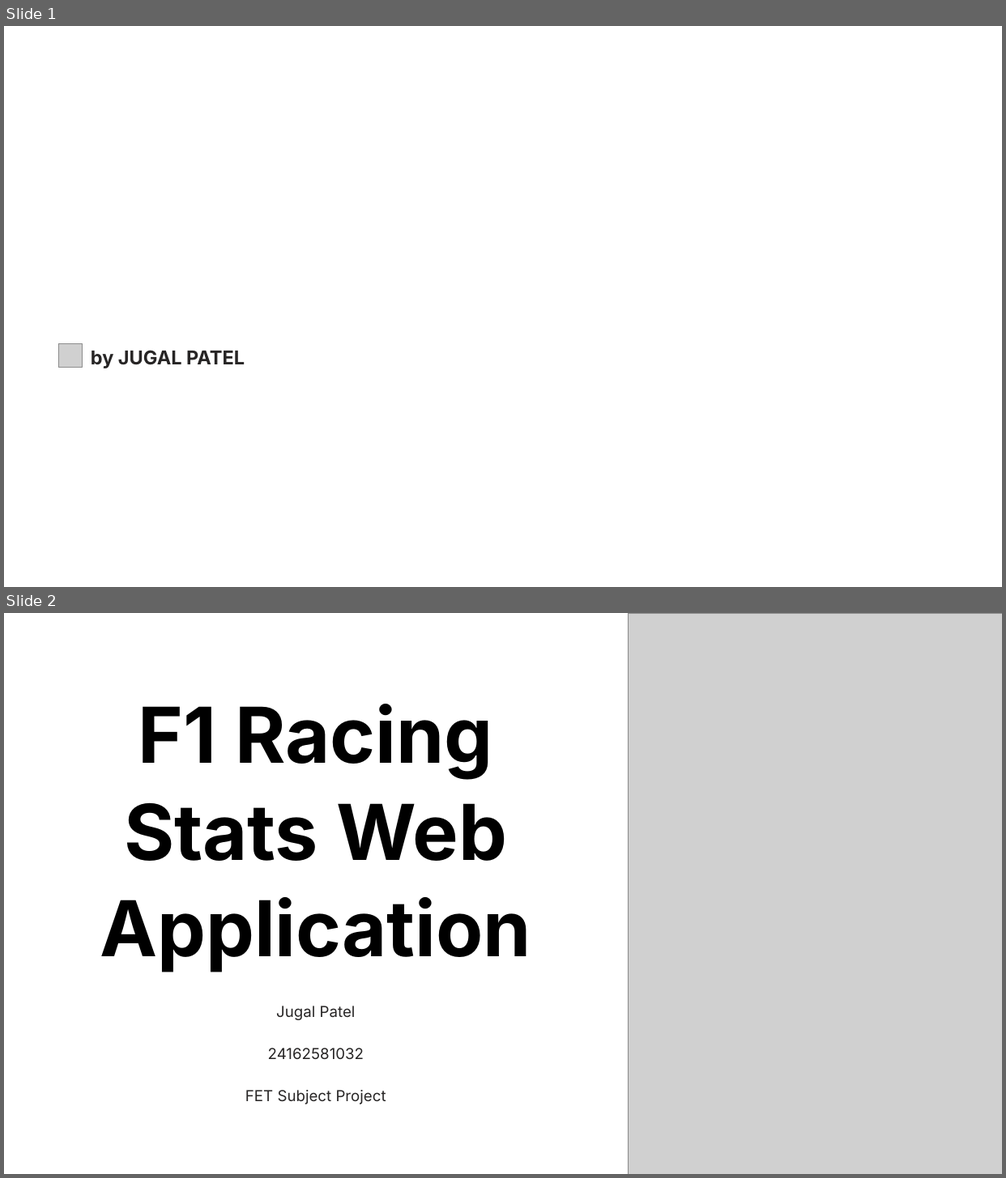
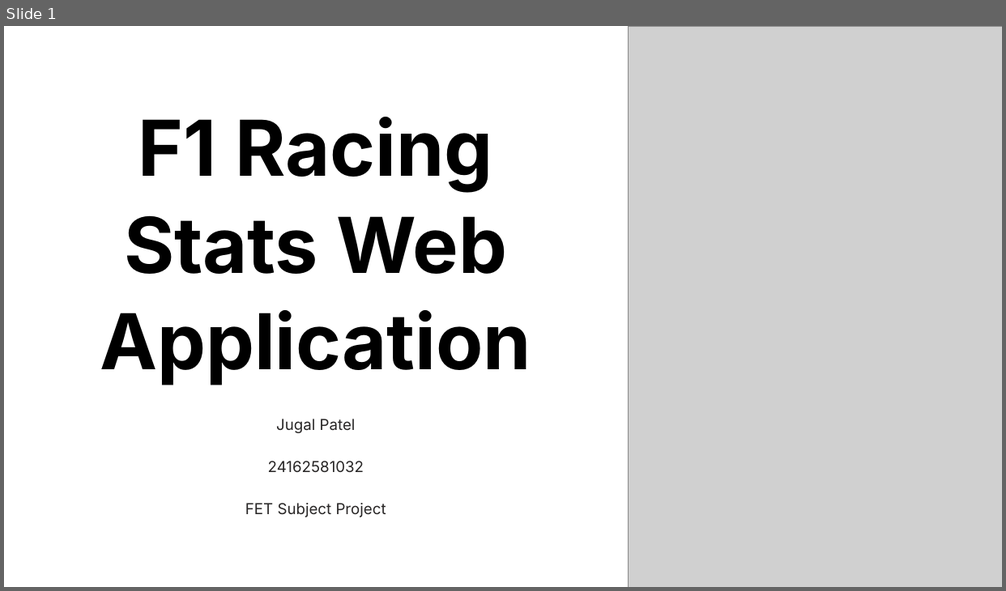
Before and after one commit to Jugaltenario/f1, a slide deck: Untitled.pptx. Shown one above the other, each under a label of ours: slides 1 and 2 before the commit, slide 1 after it. The pictures are 1006x1178 and 1006x591 pixels, drawn with LibreOffice and Linux fonts; fonts in the diff are those of the drawing; grey boxes stand for pictures; background and template pictures are left out. Boxes give left, top, right and bottom in pixels: in the first picture for what was removed or moved away, otherwise in the second. Text is boxed around its words. In the diff, an @@ line names an element or a change of style, - is before the commit and + after.

```diff
--- a/Untitled.pptx
+++ b/Untitled.pptx
@@ slide 1 removed at [4,26,1002,587], background #FFFFFF; not listed: 1 template element that a slide beside it also shows @@
@@ rounded rectangle removed at [58,343,83,368] @@
@@ picture removed at [59,344,83,367] @@
@@ text removed at [91,350,245,369] @@
-by JUGAL PATEL
@@ what was slide 2 is now slide 1 @@
```
Also in this commit, not shown: 7 slides changed, 3 other slides removed, 21 other files.
